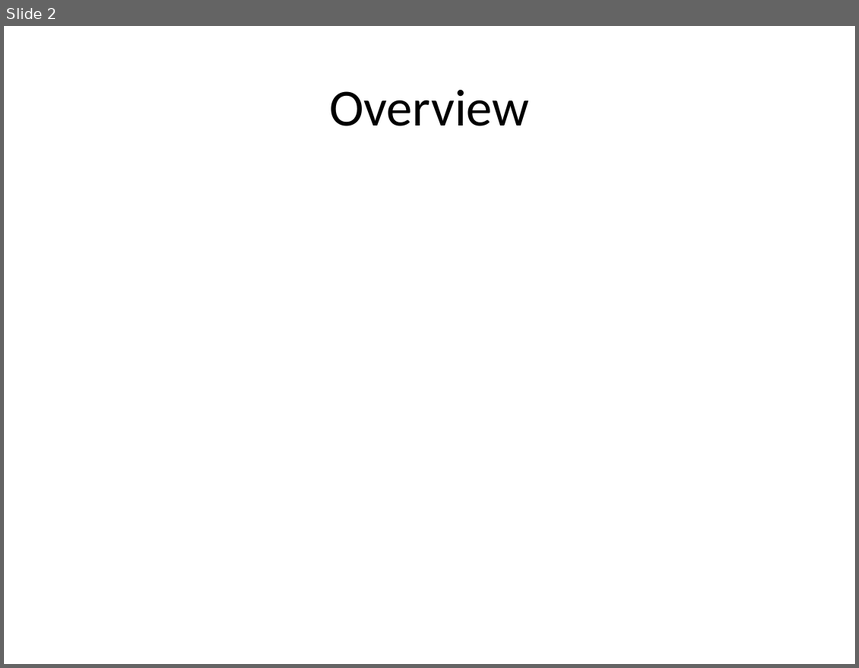
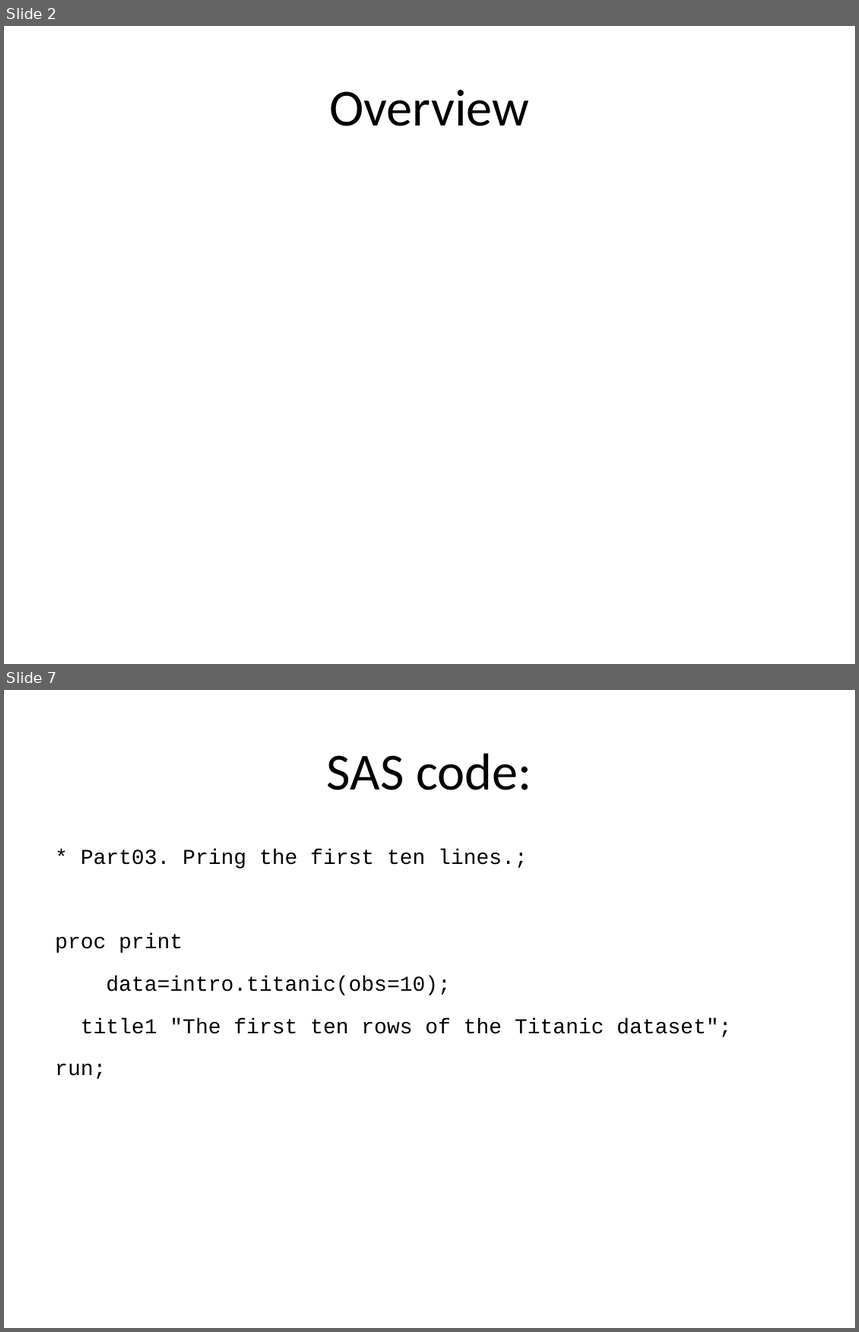
Before and after one commit to pmean/introduction-to-SAS, a slide deck: results/m04-slides-and-speaker-notes.pptx. Shown one above the other, each under a label of ours: slide 2 before the commit, slides 2 and 7 after it; the slides between them are not shown. The pictures are 859x668 and 859x1332 pixels, drawn with LibreOffice and Linux fonts; fonts in the diff are those of the drawing. Boxes give left, top, right and bottom in pixels: in the first picture for what was removed or moved away, otherwise in the second. Text is boxed around its words. In the diff, an @@ line names an element or a change of style, - is before the commit and + after.

```diff
--- a/results/m04-slides-and-speaker-notes.pptx
+++ b/results/m04-slides-and-speaker-notes.pptx
@@ slide 7 added at (4,690,855,1328), background #FFFFFF @@
@@ title added at (327,753,532,790), 44 pt, text #000000 @@
+SAS code:
@@ text added at (55,849,731,1079), 18 pt, text #000000 @@
+* Part03. Pring the first ten lines.;
+proc print
+data=intro.titanic(obs=10);
+title1 "The first ten rows of the Titanic dataset";
+run;
```
Also in this commit, not shown: 13 slides changed, 19 other slides added, 3 slides removed, 18 other files.
